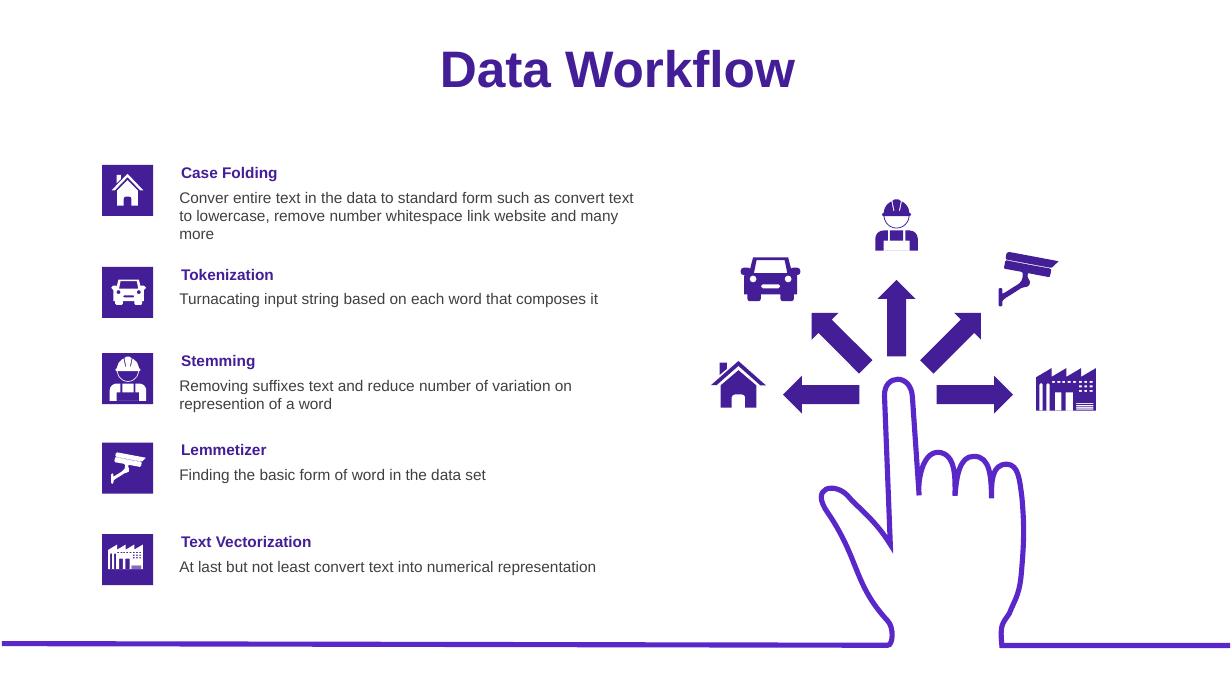
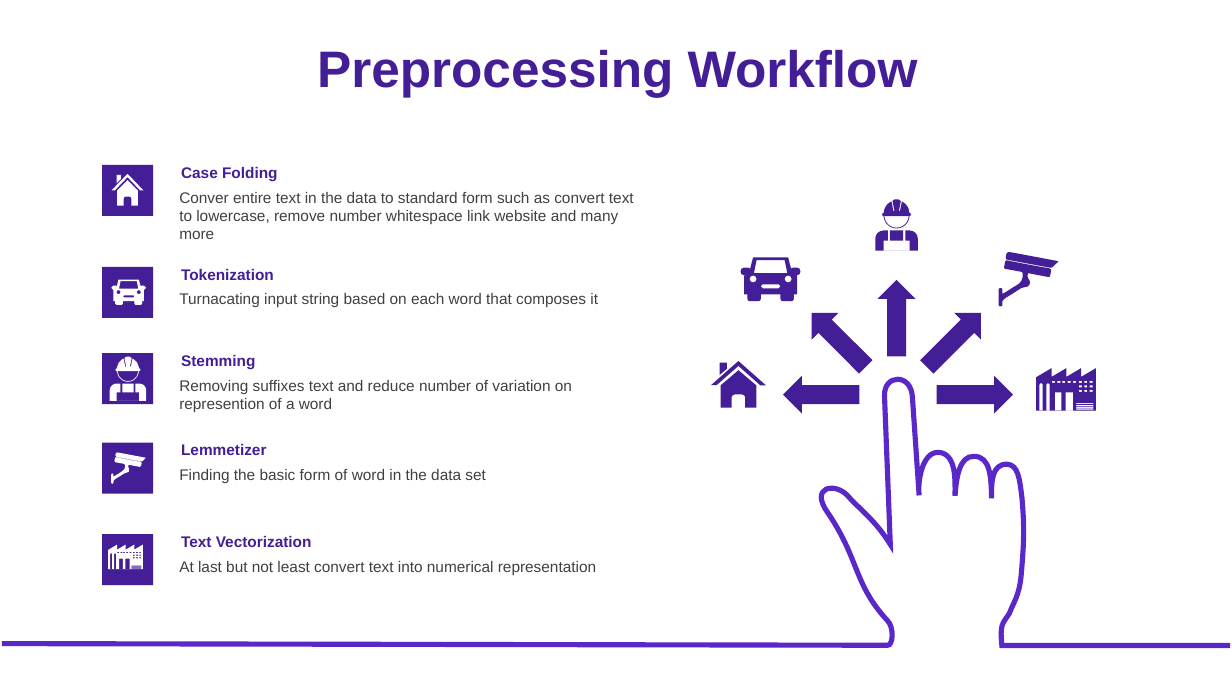
Before and after one commit to ds-dti/DS01_01_Social-Media-Suicide-Indication-Detection, a slide deck: slide 9 of PPT v2.pptx. Drawn at 1232x693 pixels with LibreOffice and Linux fonts; fonts in the diff are those of the drawing. Boxes give left, top, right and bottom in pixels: in the first picture for what was removed or moved away, otherwise in the second. Text is boxed around its words. In the diff, an @@ line names an element or a change of style, - is before the commit and + after.

```diff
--- a/PPT v2.pptx
+++ b/PPT v2.pptx
@@ text at (317, 49, 918, 97): text changed @@
-Data Workflow
+Preprocessing Workflow
```
Also in this commit, not shown: 5 other slides changed.
